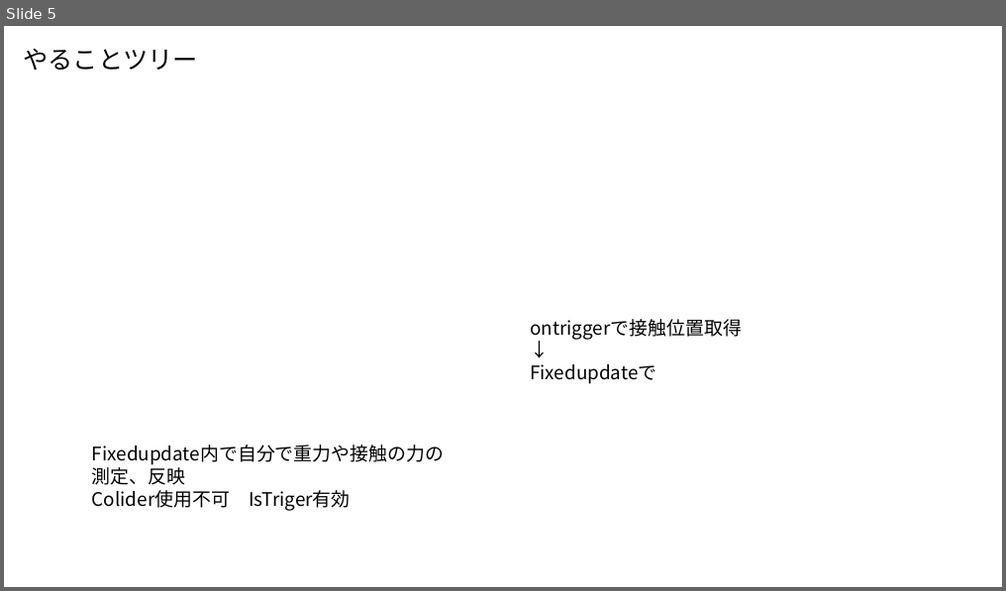
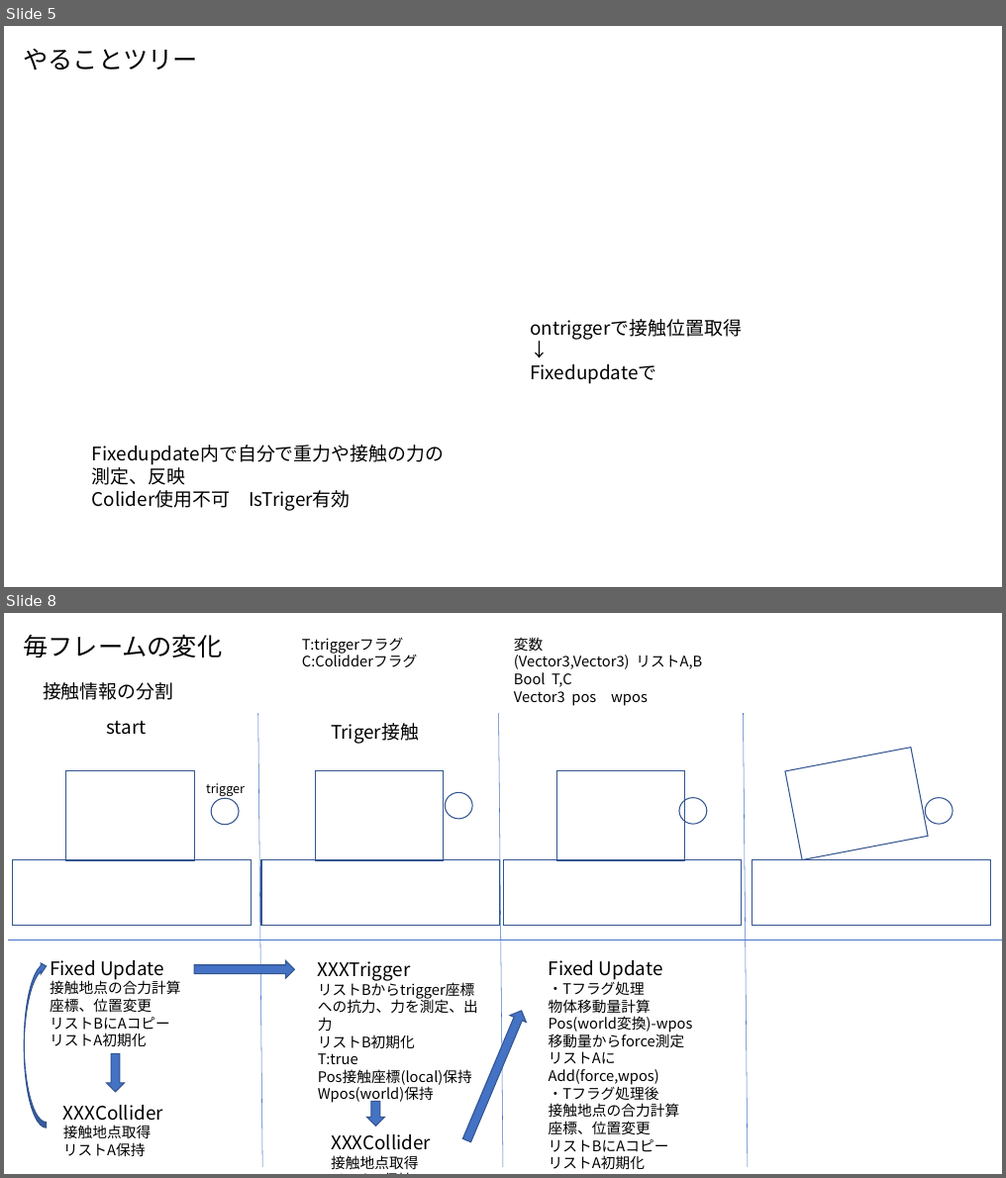
Before and after one commit to tealate/uni, a slide deck: 自分用メモ.pptx. Shown one above the other, each under a label of ours: slide 5 before the commit, slides 5 and 8 after it; the slides between them are not shown. The pictures are 1006x591 and 1006x1178 pixels, drawn with LibreOffice and Linux fonts; fonts in the diff are those of the drawing. Boxes give left, top, right and bottom in pixels: in the first picture for what was removed or moved away, otherwise in the second. Text is boxed around its words. In the diff, an @@ line names an element or a change of style, - is before the commit and + after.

```diff
--- a/自分用メモ.pptx
+++ b/自分用メモ.pptx
@@ slide 8 added at box(4, 613, 1002, 1174), background #FFFFFF @@
@@ text added at box(23, 634, 222, 658), 24 pt, text #000000 @@
+毎フレームの変化
@@ text added at box(302, 638, 417, 667), 14 pt, text #000000 @@
+T:triggerフラグ
+C:Colidderフラグ
@@ text added at box(514, 637, 702, 706), 14 pt, text #000000 @@
+変数
+(Vector3,Vector3) リストA,B
+Bool T,C
+Vector3 pos wpos
@@ text added at box(43, 682, 173, 700), 18 pt, text #000000 @@
+接触情報の分割
@@ text added at box(106, 721, 146, 735), 18 pt, text #000000 @@
+start
@@ line added from (258, 713) to (262, 1167), #4472C4 0.5 pt @@
@@ text added at box(331, 723, 419, 744), 18 pt, text #000000 @@
+Triger接触
@@ line added from (499, 713) to (503, 1167), #4472C4 0.5 pt @@
@@ line added from (743, 713) to (747, 1167), #4472C4 0.5 pt @@
@@ rectangle added at box(785, 747, 928, 861), outline #325491 1 pt @@
@@ rectangle added at box(66, 771, 194, 861), outline #325491 1 pt @@
@@ text added at box(206, 783, 245, 796), 12 pt, text #000000 @@
+trigger
@@ rectangle added at box(316, 771, 444, 861), outline #325491 1 pt @@
@@ rectangle added at box(557, 771, 685, 861), outline #325491 1 pt @@
@@ ellipse added at box(211, 799, 239, 825), outline #325491 1 pt @@
@@ ellipse added at box(445, 792, 472, 819), outline #325491 1 pt @@
@@ ellipse added at box(679, 798, 707, 824), outline #325491 1 pt @@
@@ ellipse added at box(926, 798, 953, 824), outline #325491 1 pt @@
@@ rectangle added at box(12, 861, 251, 925), outline #325491 1 pt @@
@@ rectangle added at box(261, 861, 500, 925), outline #325491 1 pt @@
@@ rectangle added at box(503, 861, 742, 925), outline #325491 1 pt @@
@@ rectangle added at box(751, 861, 990, 925), outline #325491 1 pt @@
@@ line added from (8, 940) to (1002, 940), #4472C4 0.5 pt @@
@@ curved down arrow added at box(24, 961, 47, 1129), fill #4472C4, outline #325491 1 pt @@
@@ text added at box(50, 960, 181, 1047), 14 pt, text #000000 @@
+Fixed Update
+接触地点の合力計算
+座標、位置変更
+リストBにAコピー
+リストA初期化
@@ right arrow added at box(194, 961, 294, 979), fill #4472C4, outline #325491 1 pt @@
@@ text added at box(318, 961, 478, 1104), 14 pt, text #000000 @@
+XXXTrigger
+リストBからtrigger座標への抗力、力を測定、出力
+リストB初期化
+T:true
+Pos接触座標(local)保持
+Wpos(world)保持
@@ text added at box(548, 960, 693, 1169), 14 pt, text #000000 @@
+Fixed Update
+・Tフラグ処理
+物体移動量計算
+Pos(world変換)-wpos
+移動量からforce測定
+リストAにAdd(force,wpos)
+・Tフラグ処理後
+接触地点の合力計算
+座標、位置変更
+リストBにAコピー
+リストA初期化
@@ right arrow added at box(458, 1008, 530, 1145), fill #4472C4, outline #325491 1 pt @@
@@ right arrow added at box(106, 1055, 124, 1092), fill #4472C4, outline #325491 1 pt @@
@@ text added at box(63, 1105, 163, 1157), 14 pt, text #000000 @@
+XXXCollider
+接触地点取得
+リストA保持
@@ right arrow added at box(366, 1101, 385, 1126), fill #4472C4, outline #325491 1 pt @@
@@ text added at box(331, 1135, 431, 1170), 14 pt, text #000000 @@
+XXXCollider
+接触地点取得
+リストA保持
```
Also in this commit, not shown: 2 other slides added, 39 other files.
